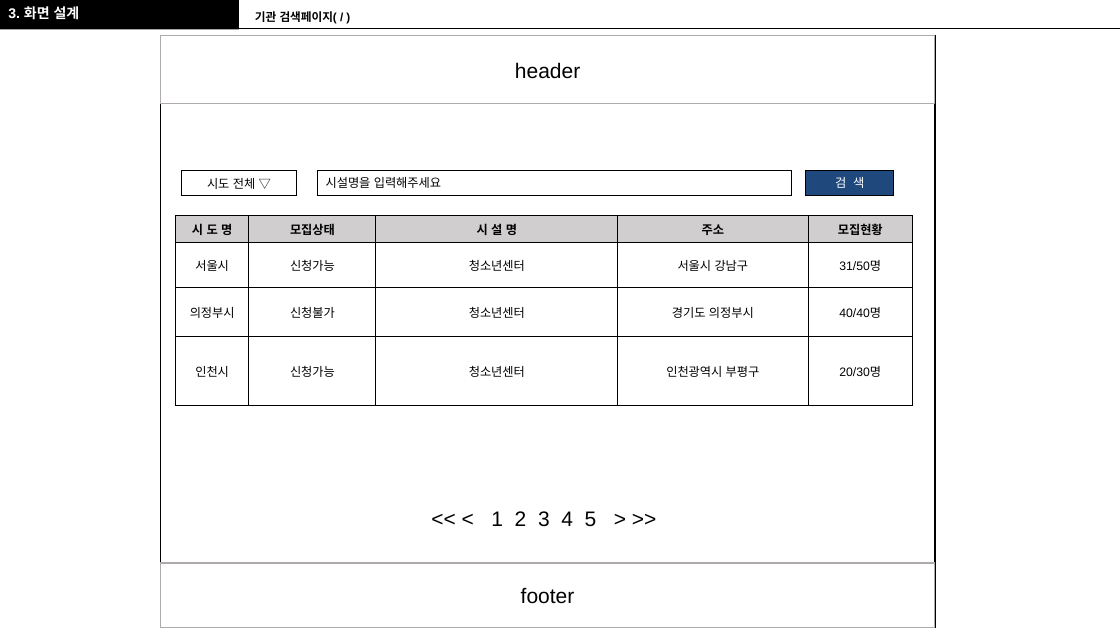
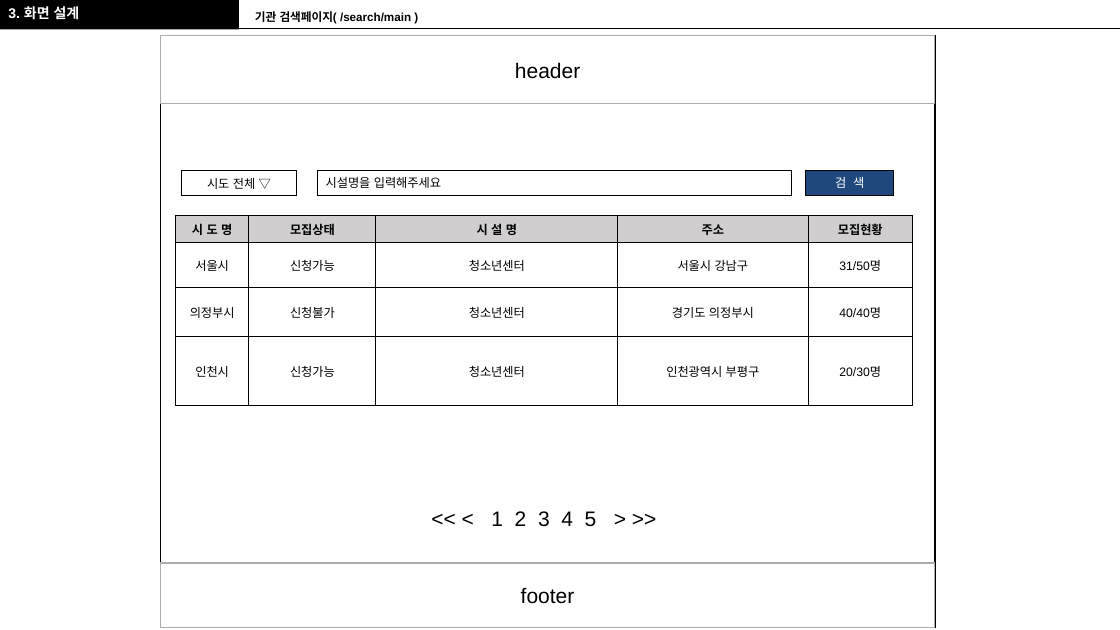
Before and after one commit to RealWarm/Common_Document, a slide deck: slide 6 of 온종일_돌봄/정훈_온종일_스토리보드_원본.pptx (slide 11 before the commit). Drawn at 1120x630 pixels with LibreOffice and Linux fonts; fonts in the diff are those of the drawing. Boxes give left, top, right and bottom in pixels: in the first picture for what was removed or moved away, otherwise in the second. Text is boxed around its words. In the diff, an @@ line names an element or a change of style, - is before the commit and + after.

```diff
--- a/온종일_돌봄/정훈_온종일_스토리보드_원본.pptx
+++ b/온종일_돌봄/정훈_온종일_스토리보드_원본.pptx
@@ text at box(255, 11, 411, 24): text changed @@
-기관 검색페이지( / )
+기관 검색페이지( /search/main )
```
Also in this commit, not shown: 10 other slides changed, 4 slides added, 7 other files.
